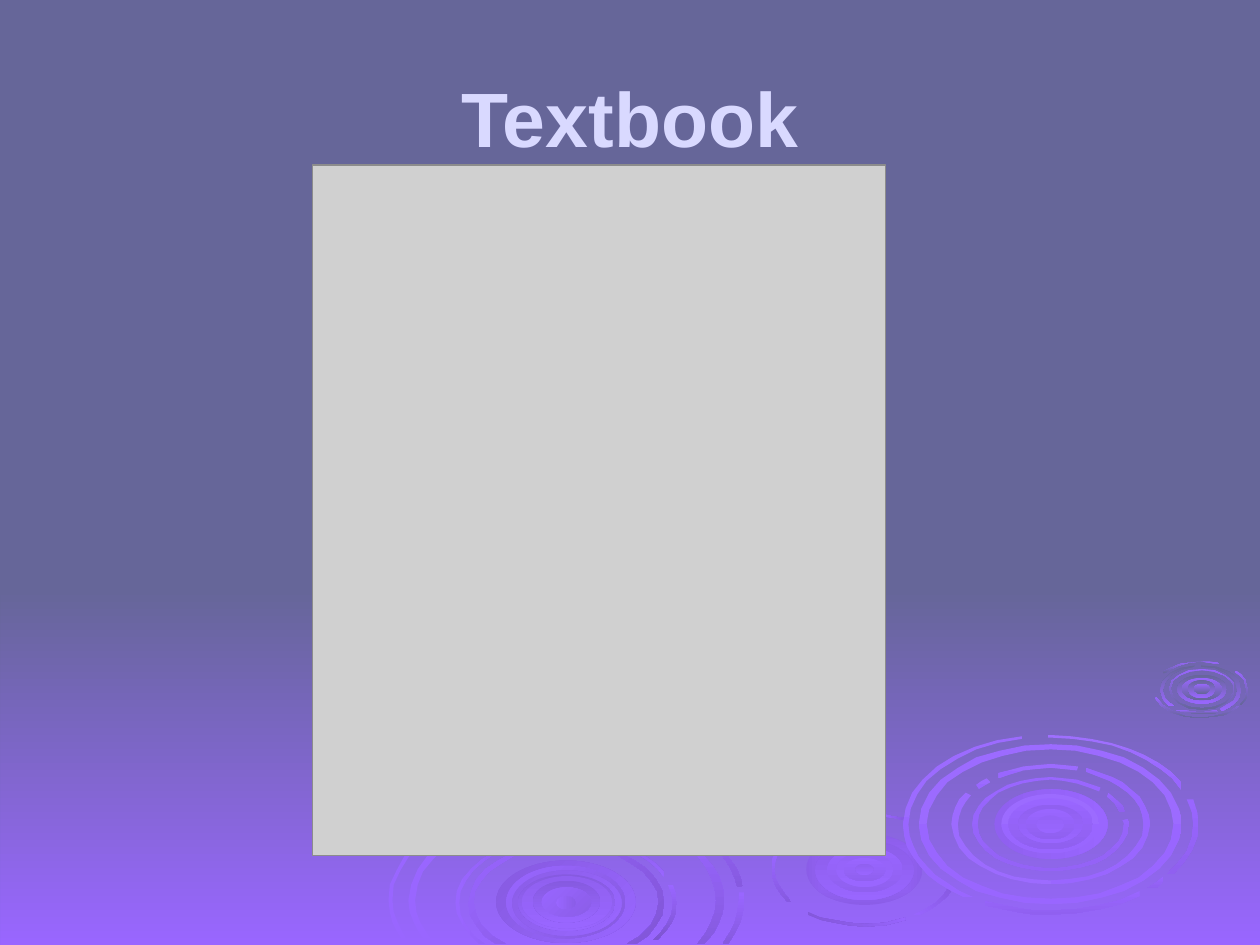
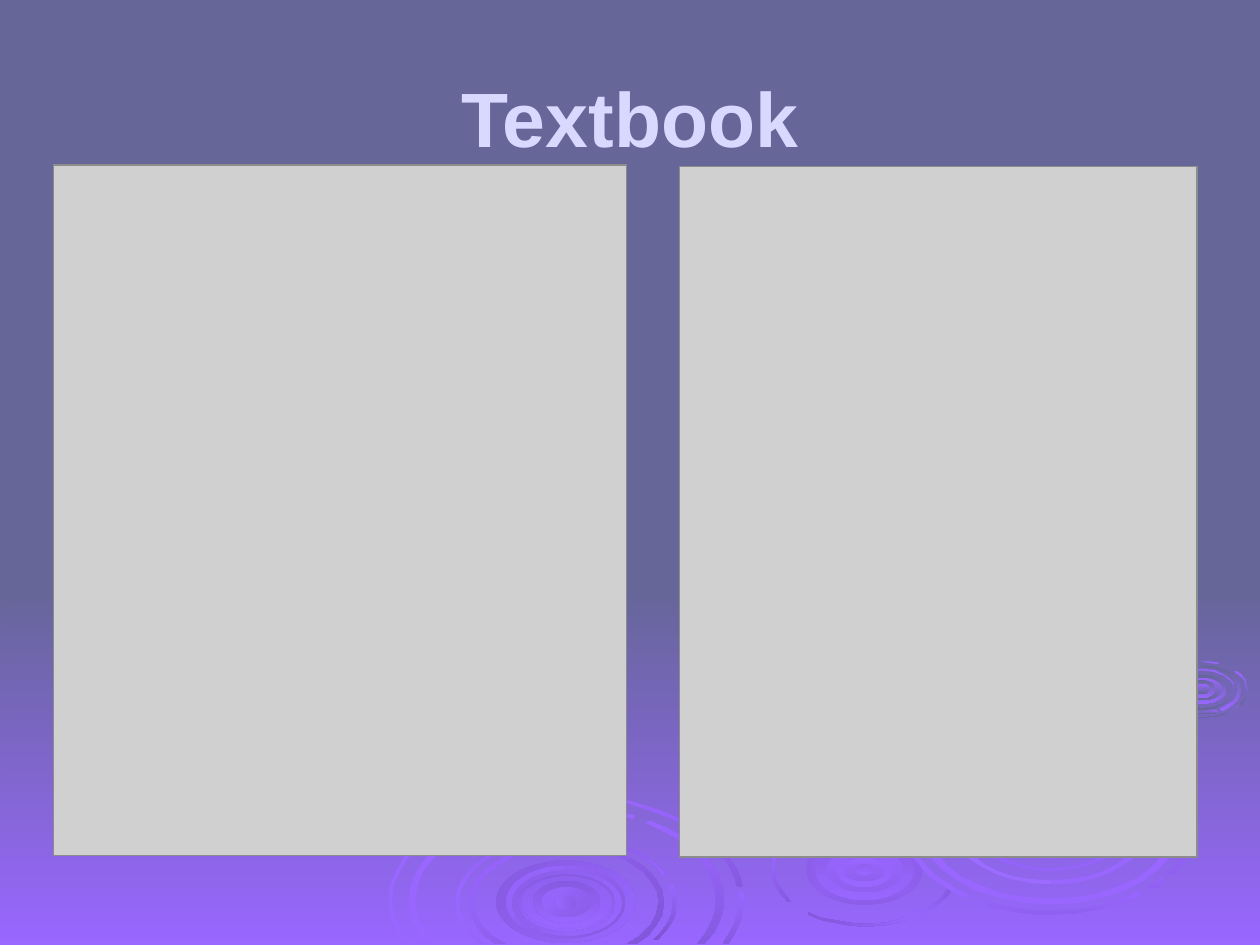
Before and after one commit to HatimAlsuwat/HatimAlsuwat.github.io, a slide deck: slide 6 of Applied Cryptography 2026/ch01.ppt. Drawn at 1260x945 pixels with LibreOffice and Linux fonts; fonts in the diff are those of the drawing; grey boxes stand for pictures; background and template pictures are left out. Boxes give left, top, right and bottom in pixels: in the first picture for what was removed or moved away, otherwise in the second. Text is boxed around its words. In the diff, an @@ line names an element or a change of style, - is before the commit and + after.

```diff
--- a/Applied Cryptography 2026/ch01.ppt
+++ b/Applied Cryptography 2026/ch01.ppt
@@ picture: place and size @@
-picture at [312, 165, 886, 856]
+picture at [53, 165, 626, 856]
@@ picture added at [679, 166, 1197, 857] @@
@@ freeform shape added at [452, 806, 635, 839], fill #9966FF @@
@@ group removed at [883, 735, 1182, 853]: 5 freeform shapes, 5 ellipses @@
```
Also in this commit, not shown: 4 other slides changed, 24 other files.
